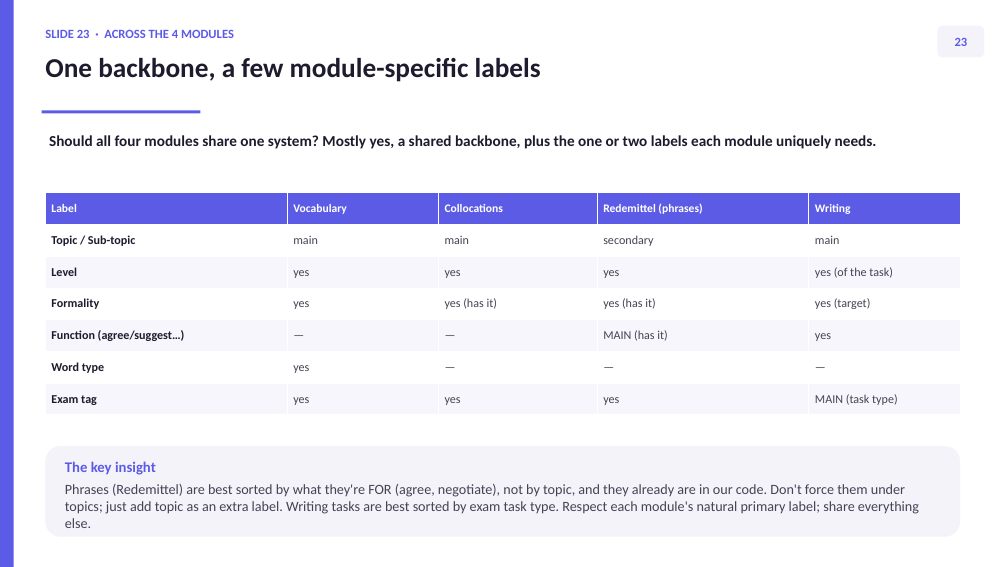
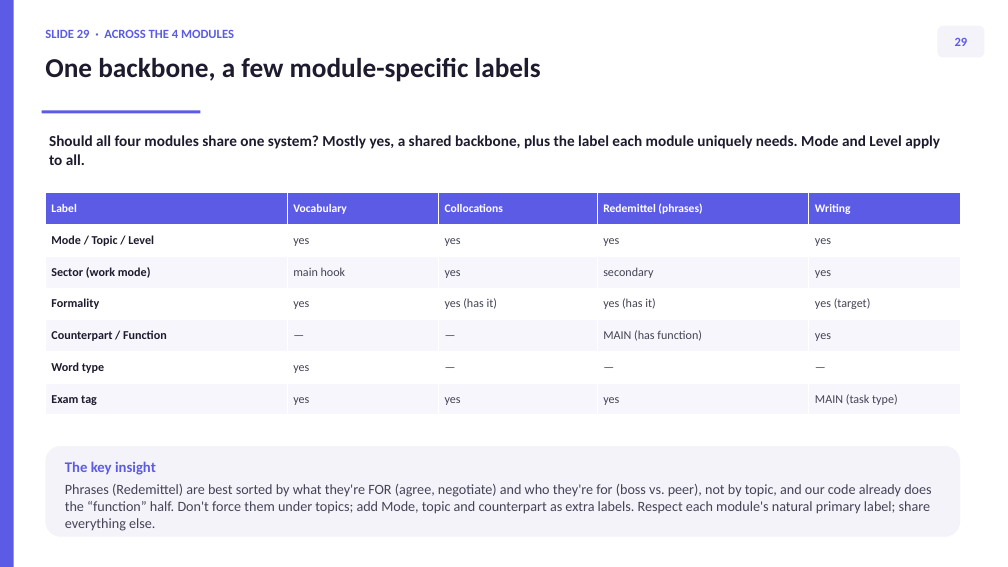
Before and after one commit to thelivinsine/B2furBerufApp, a slide deck: slide 32 of docs/TAXONOMY_REDESIGN.pptx (slide 26 before the commit). Drawn at 1008x567 pixels with LibreOffice and Linux fonts; fonts in the diff are those of the drawing. Boxes give left, top, right and bottom in pixels: in the first picture for what was removed or moved away, otherwise in the second. Text is boxed around its words. In the diff, an @@ line names an element or a change of style, - is before the commit and + after.

```diff
--- a/docs/TAXONOMY_REDESIGN.pptx
+++ b/docs/TAXONOMY_REDESIGN.pptx
@@ text at (x1=49, y1=135, x2=940, y2=165): text changed @@
-Should all four modules share one system? Mostly yes, a shared backbone, plus the one or two labels each module uniquely needs.
+Should all four modules share one system? Mostly yes, a shared backbone, plus the label each module uniquely needs. Mode and Level apply to all.
@@ table at (x1=45, y1=193, x2=960, y2=415) @@
-row 2: Topic / Sub-topic | main | main | secondary | main
+row 2: Mode / Topic / Level | yes | yes | yes | yes
-row 3: Level | yes | yes | yes | yes (of the task)
+row 3: Sector (work mode) | main hook | yes | secondary | yes
-row 5, column 1: Function (agree/suggest…)
+row 5, column 1: Counterpart / Function
-row 5, column 4: MAIN (has it)
+row 5, column 4: MAIN (has function)
@@ text in rounded rectangle at (x1=65, y1=484, x2=931, y2=531): text changed @@
-Phrases (Redemittel) are best sorted by what they're FOR (agree, negotiate), not by topic, and they already are in our code. Don't force them under topics; just add topic as an extra label. Writing tasks are best sorted by exam task type. Respect each module's natural primary label; share everything else.
+Phrases (Redemittel) are best sorted by what they're FOR (agree, negotiate) and who they're for (boss vs. peer), not by topic, and our code already does the “function” half. Don't force them under topics; add Mode, topic and counterpart as extra labels. Respect each module's natural primary label; share everything else.
```
Also in this commit, not shown: 27 other slides changed, 7 slides added, 1 slide removed, 5 other files.
